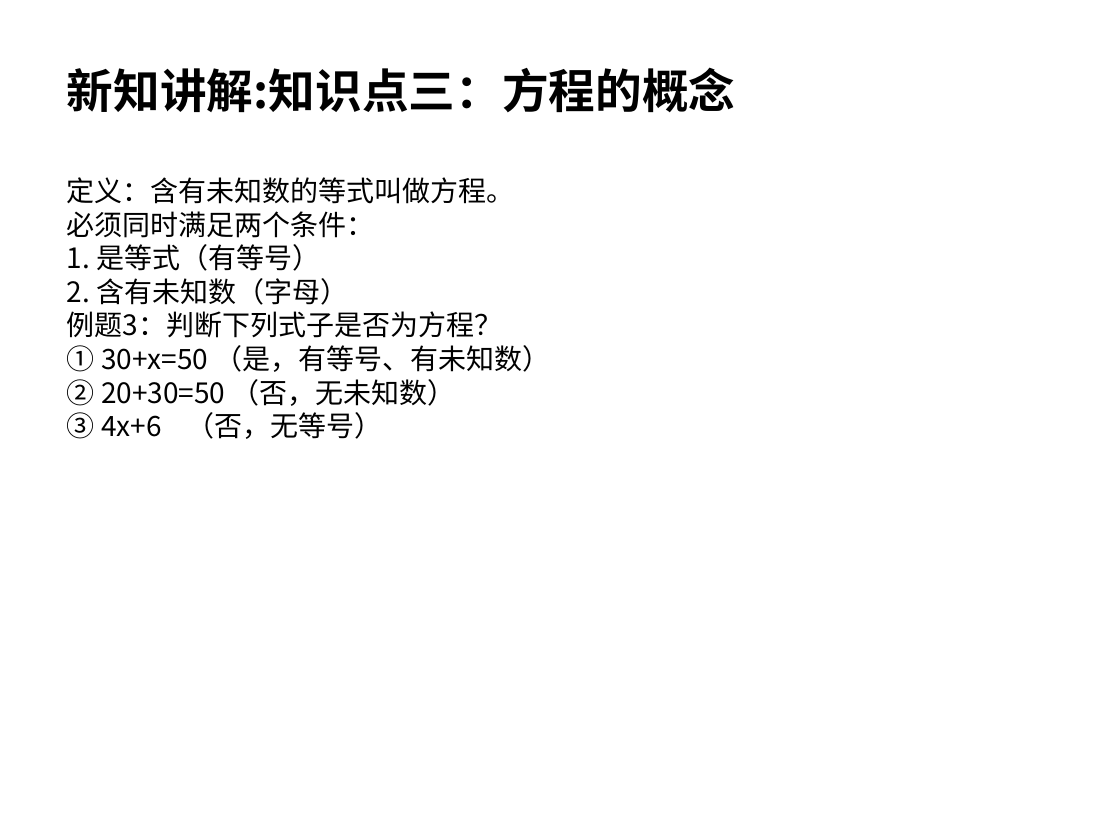
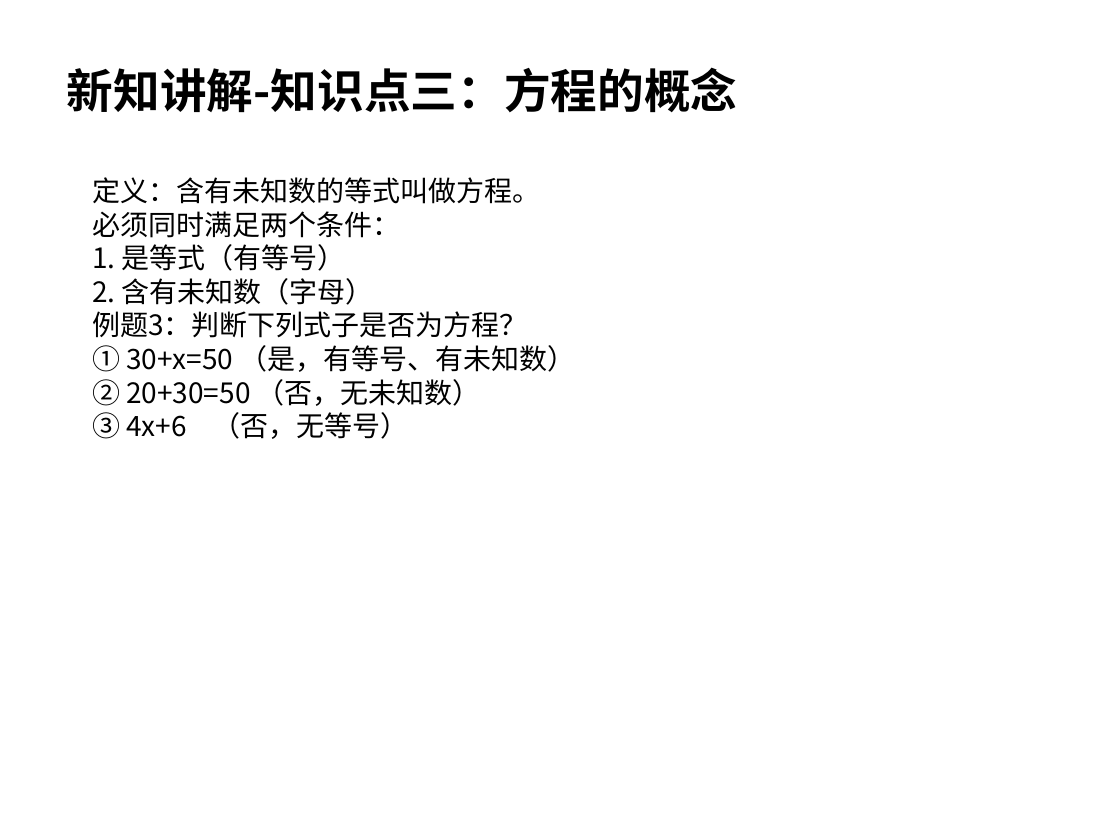
Before and after one commit to lgh00/Json_to_ppt_converter, a slide deck: slide 5 of 方程的导入.pptx. Drawn at 1120x840 pixels with LibreOffice and Linux fonts; fonts in the diff are those of the drawing. Boxes give left, top, right and bottom in pixels: in the first picture for what was removed or moved away, otherwise in the second. Text is boxed around its words. In the diff, an @@ line names an element or a change of style, - is before the commit and + after.

```diff
--- a/方程的导入.pptx
+++ b/方程的导入.pptx
@@ text at box(67, 67, 737, 112): text changed @@
-新知讲解:知识点三：方程的概念
+新知讲解-知识点三：方程的概念
@@ text "定义：含有未知数的等式叫做方程。": place and size @@
-text "定义：含有未知数的等式叫做方程。" at box(67, 177, 551, 439)
+text "定义：含有未知数的等式叫做方程。" at box(92, 177, 576, 439)
```
Also in this commit, not shown: 7 other slides changed, 3 other files.
